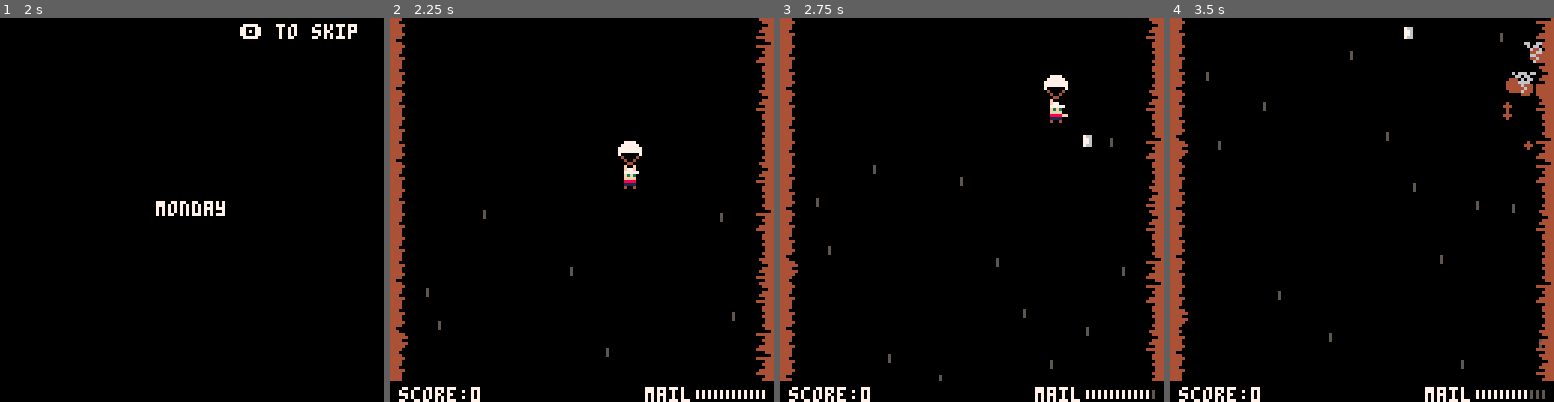
Above: before the commit, frames 1-4 (left to right).
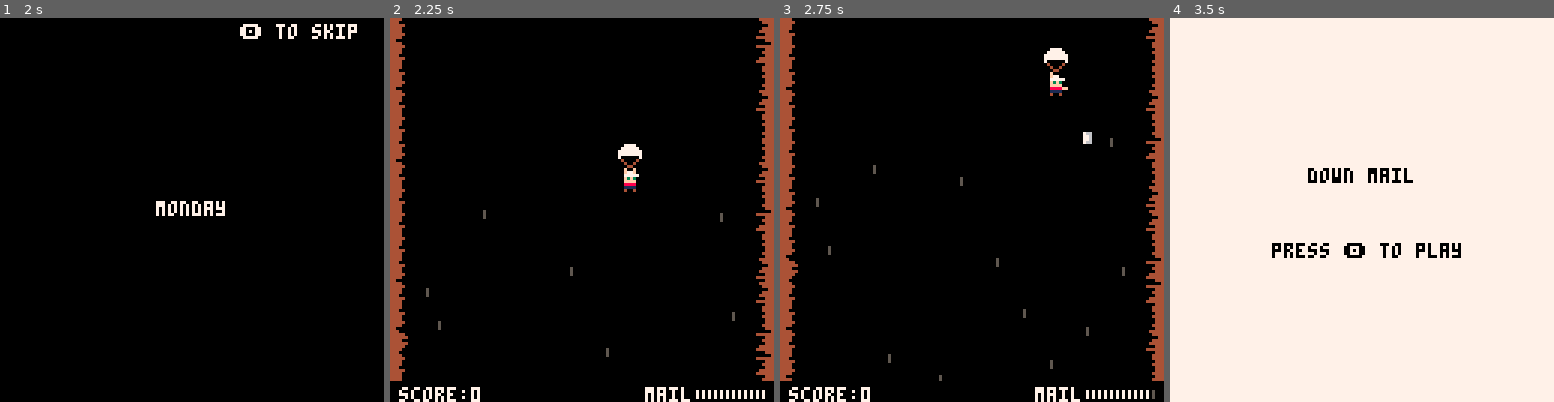
Above: after the commit, the same moments.

Repository: sugarvoid/down-mail
Game: PICO-8 cartridge down_mail.p8
Two runs of this game, one before a commit and one after it. Both use one fixed random seed, a clock stepped at 60 frames per second and the inputs below.
Inputs:
- Up to frame 1 (2 s): tap X (X key) at 0.33, 1.07, 1.85 s; tap O (Z key) at 0.7, 1.7 s; hold Right from 1.6 s (still down)
- Up to frame 2 (2.25 s): release Right at 2.1 s; tap O (Z key) at 2.1 s; hold Up from 2.15 s (still down)
- Up to frame 3 (2.75 s): release Up at 2.42 s; hold Right from 2.47 s (still down); tap O (Z key) at 2.5 s
- Up to frame 4 (3.5 s): tap O (Z key) at 2.9, 3.3 s; tap X (X key) at 2.97 s; release Right at 3.03 s; hold Left from 3.08 s (still down)

Frame 1 is identical in both runs. In frame 2, 0.3% of the frame differs, in the area x 59-66%, y 32-46%; in frame 3, 0.6%; in frame 4, 98%, in the area x 0-100%, y 0-100%.

Commit message:
Add acceleration to player y movement

Diff:
--- a/src/main.lua
+++ b/src/main.lua
@@ -171,8 +171,10 @@
 
     if btnp(⬆️) then
         p1.is_chute_open = true
+        p1.speed = 1
     elseif btnp(⬇️) then
         p1.is_chute_open = false
+        p1.speed = 2
     end
 
     if btnp(❎) then
--- a/src/player.lua
+++ b/src/player.lua
@@ -26,6 +26,8 @@
     _p.thr_anmi = 0
     _p.move_speed = 1.5
     _p.twister_count = 0
+    _p.speed = 1
+    _p.accel = 0.1
     return _p
 end
 
@@ -79,9 +81,11 @@
     end
 
     if self.is_chute_open then
-        self.y -= 1.5
+        self.speed  = mid(-3, self.speed + self.accel, 3)
+        self.y -= self.speed
     else
-        self.y += 2.5
+        self.speed  = mid(-4, self.speed + self.accel, 4)
+        self.y += self.speed
     end
 
     if self.x <= 4 or self.x >= 118 then
Not shown, removed: down_mail.p8.png
Not shown, removed: news_paper.png
